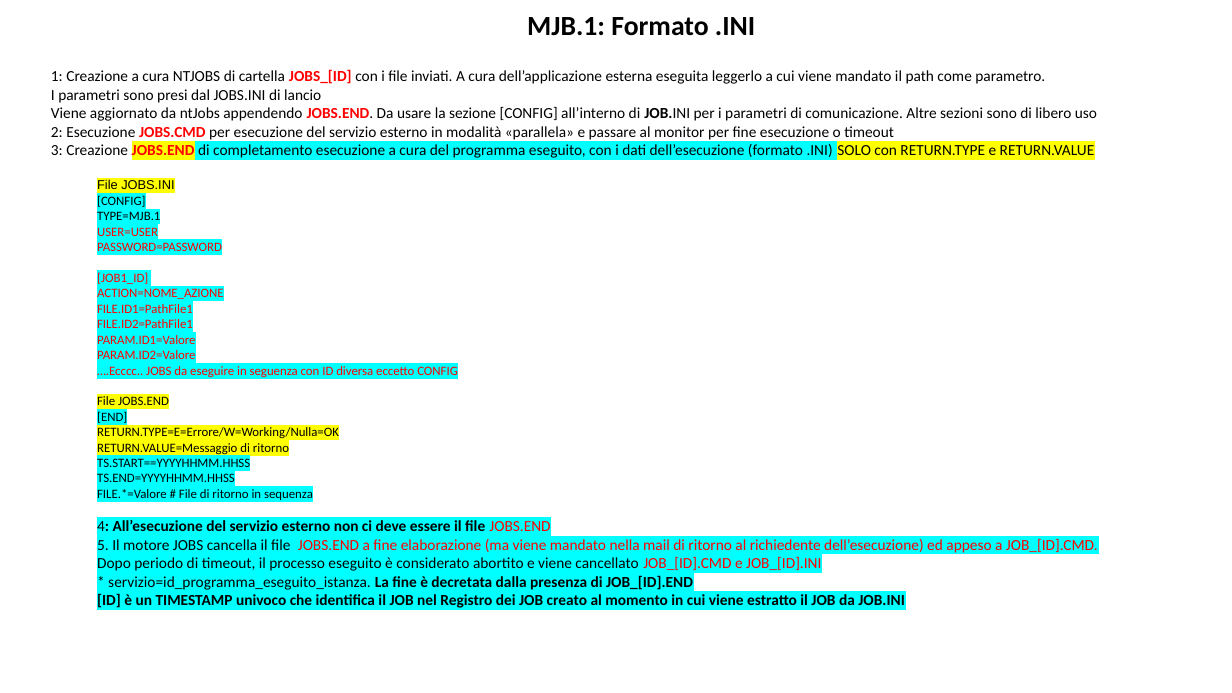
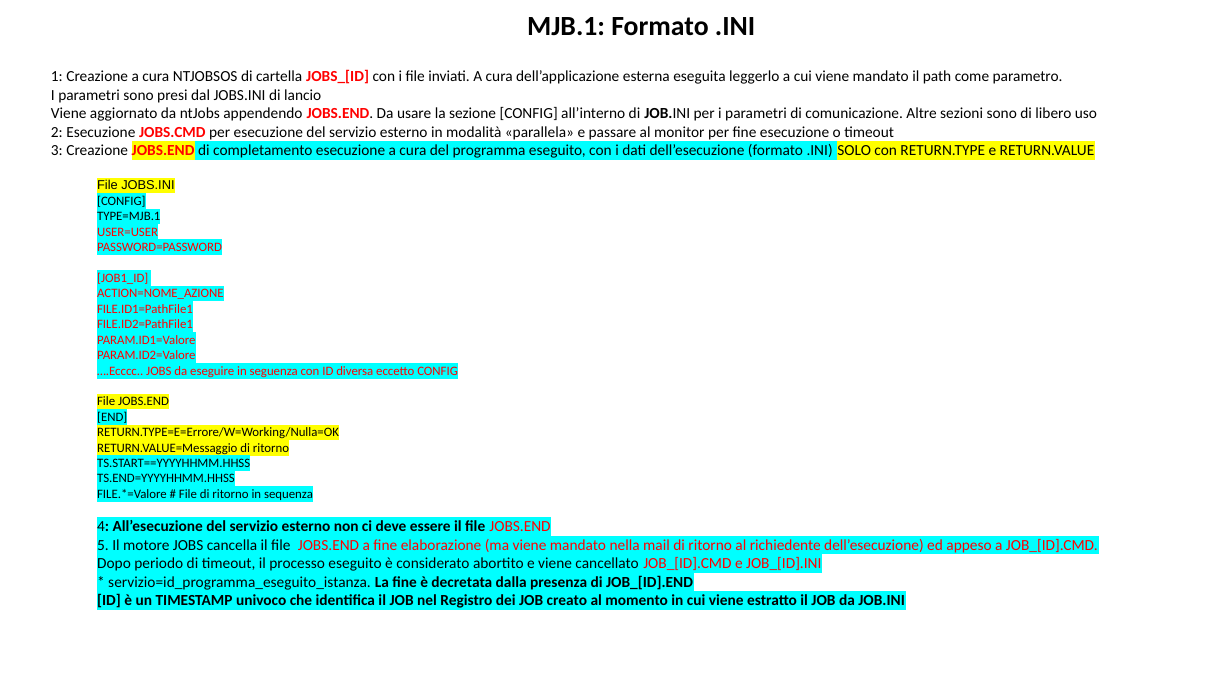
Before and after one commit to ntgcorp/ntJobsOS, a slide deck: slide 6 of ntjobs_white_paper_it.pptx (slide 5 before the commit). Drawn at 1232x693 pixels with LibreOffice and Linux fonts; fonts in the diff are those of the drawing. Boxes give left, top, right and bottom in pixels: in the first picture for what was removed or moved away, otherwise in the second. Text is boxed around its words. In the diff, an @@ line names an element or a change of style, - is before the commit and + after.

```diff
--- a/ntjobs_white_paper_it.pptx
+++ b/ntjobs_white_paper_it.pptx
@@ text at [51,69,1097,121]: text changed @@
-1: Creazione a cura NTJOBS di cartella JOBS_[ID] con i file inviati. A cura dell’applicazione esterna eseguita leggerlo a cui viene mandato il path come parametro.
-I parametri sono presi dal JOBS.INI di lancio
-Viene aggiornato da ntJobs appendendo JOBS.END. Da usare la sezione [CONFIG] all’interno di JOB.INI per i parametri di comunicazione. Altre sezioni sono di libero uso
+1: Creazione a cura NTJOBSOS di cartella JOBS_[ID] con i file inviati. A cura dell’applicazione esterna eseguita leggerlo a cui viene mandato il path come parametro.
+I parametri sono presi dal JOBS.INI di lancio
+Viene aggiornato da ntJobs appendendo JOBS.END. Da usare la sezione [CONFIG] all’interno di JOB.INI per i parametri di comunicazione. Altre sezioni sono di libero uso
```
Also in this commit, not shown: 11 other slides changed, 1 slide added.
